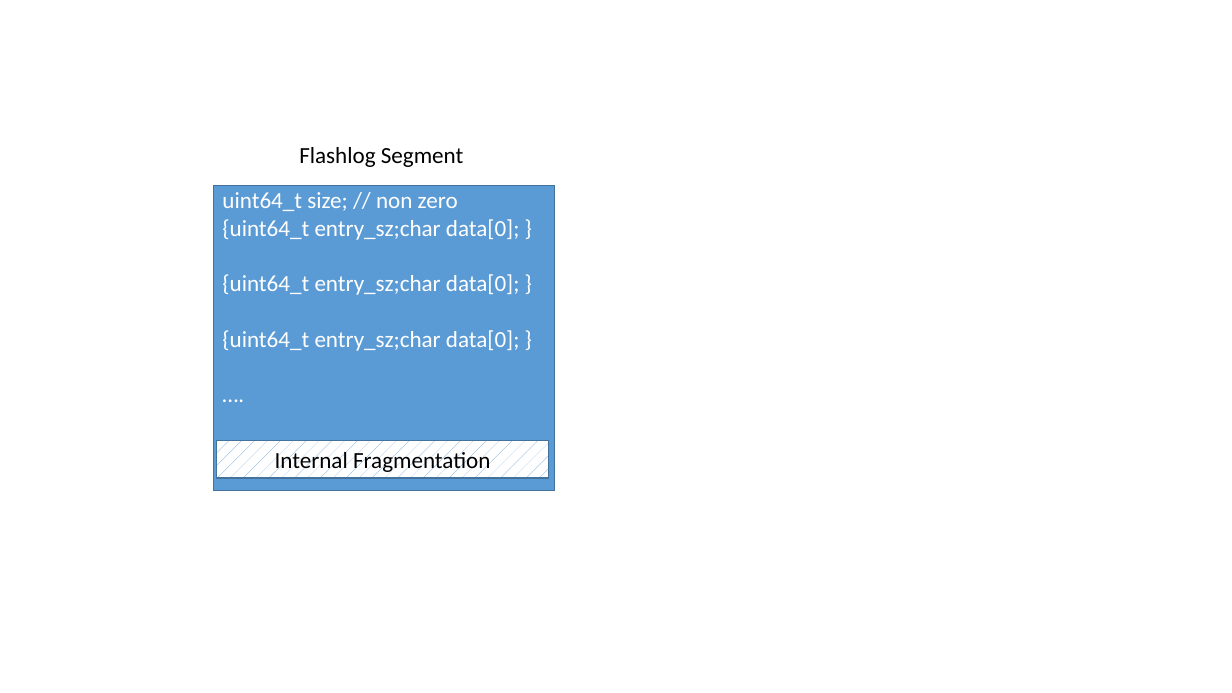
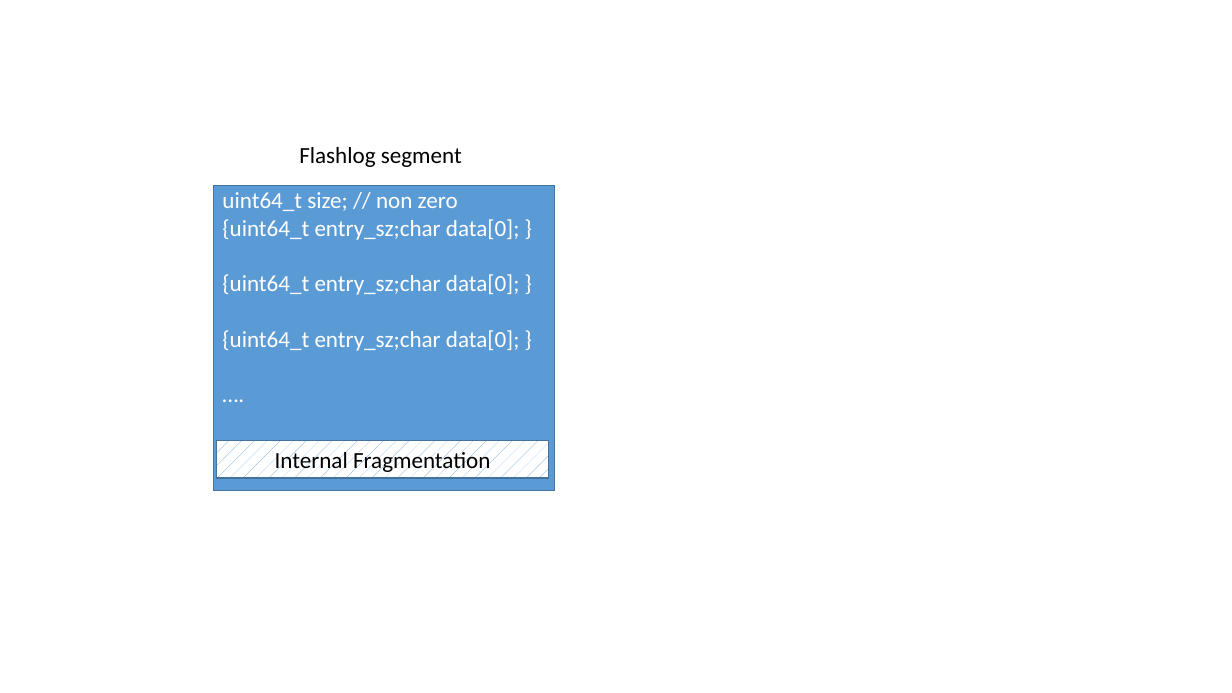
Before and after one commit to sdulloor/cyclone, a slide deck: slide 1 of paper/figures2/flashlog_page.pptx. Drawn at 1232x693 pixels with LibreOffice and Linux fonts; fonts in the diff are those of the drawing. Boxes give left, top, right and bottom in pixels: in the first picture for what was removed or moved away, otherwise in the second. Text is boxed around its words. In the diff, an @@ line names an element or a change of style, - is before the commit and + after.

```diff
--- a/paper/figures2/flashlog_page.pptx
+++ b/paper/figures2/flashlog_page.pptx
@@ text at [299, 147, 462, 167]: text changed @@
-Flashlog Segment
+Flashlog segment
```
Also in this commit, not shown: 2 other files.
